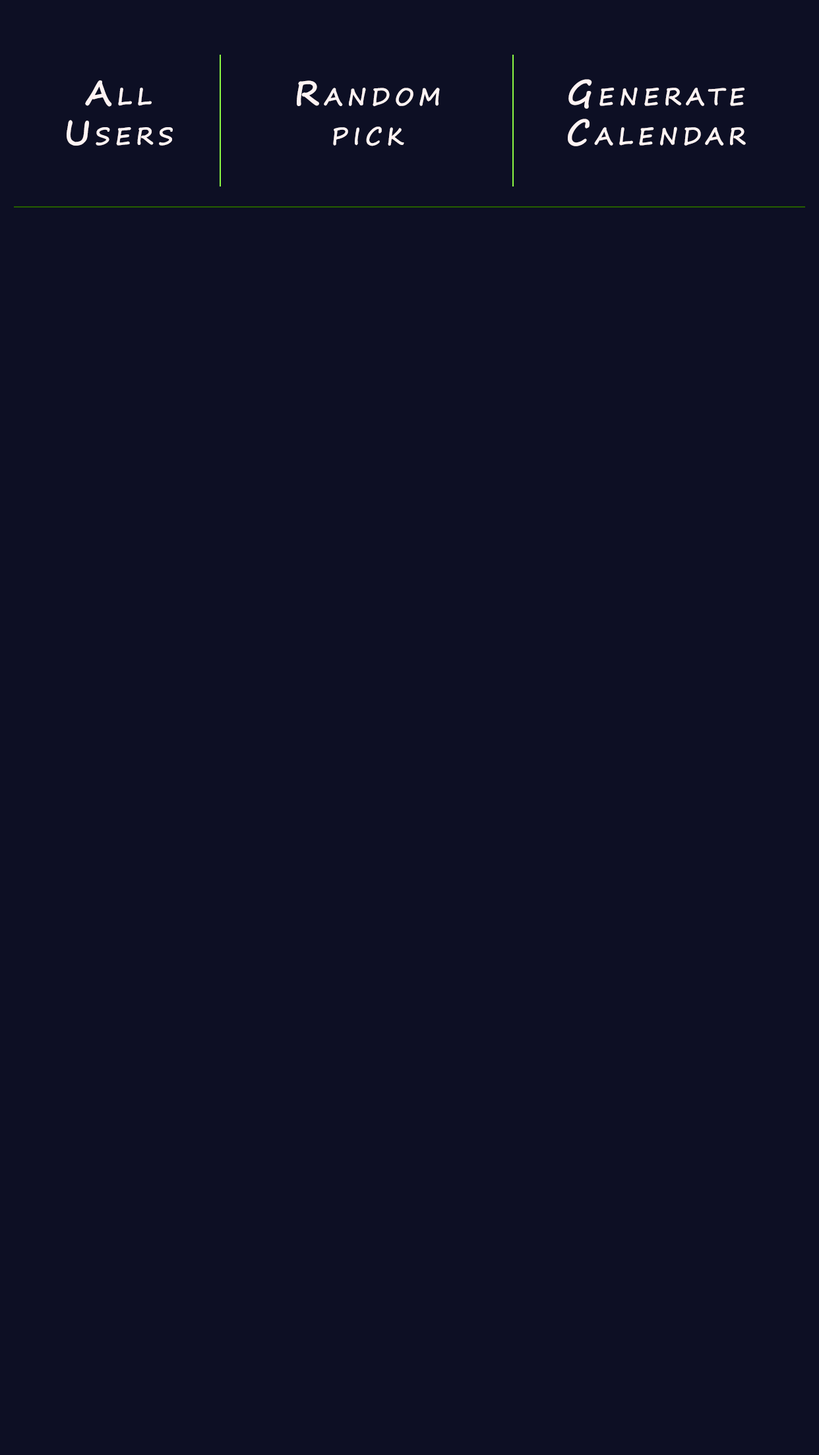
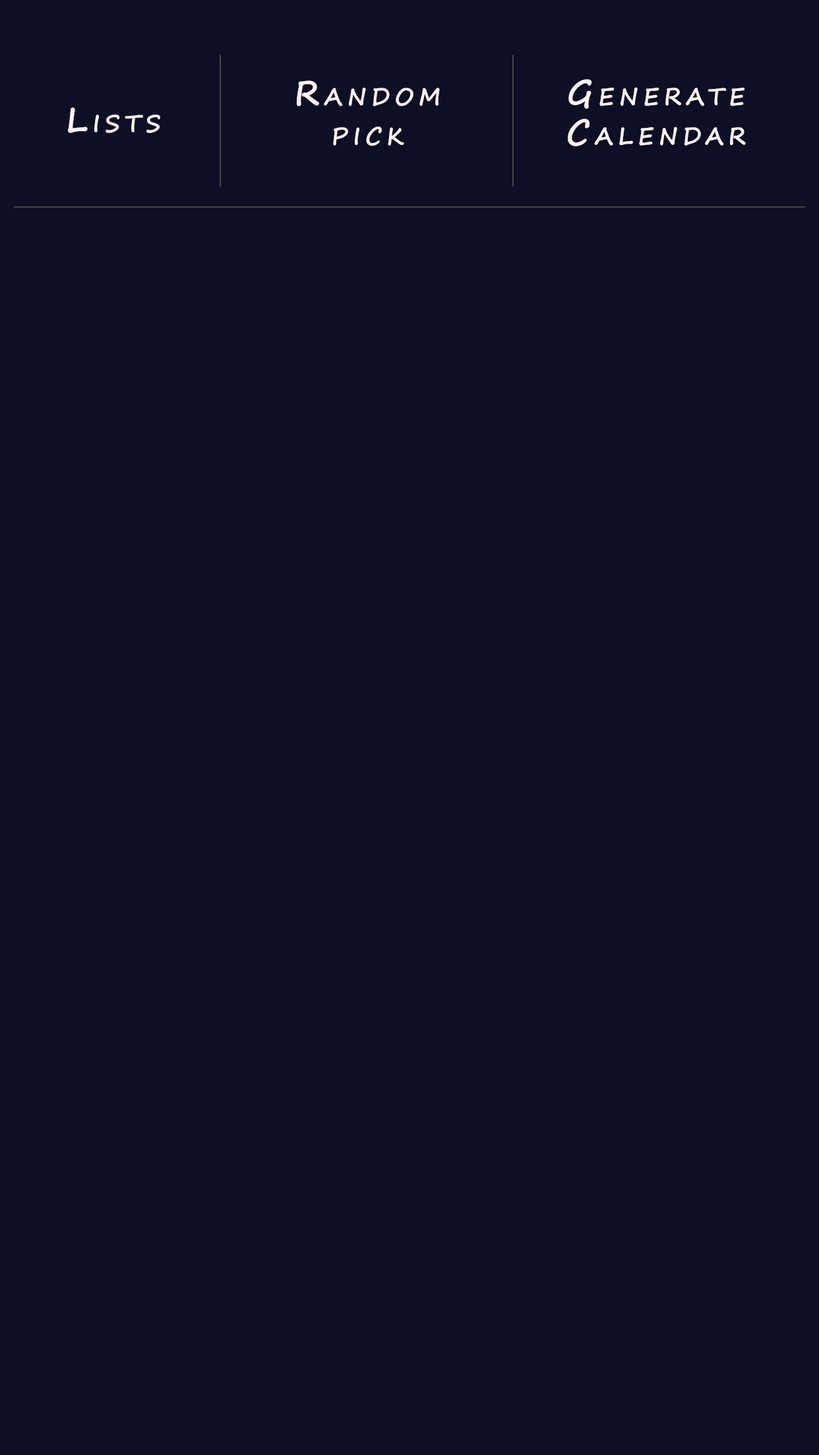
The second 819 x 1455 image is a revision of the first. Changes to its layers:
painted on "hor" over <box>13,206,805,208</box>
painted on "vert1" over <box>219,54,221,187</box>
painted on "vert2" over <box>512,54,514,187</box>
renamed "All Users" to "Lists", painted on it over <box>66,80,173,146</box>
